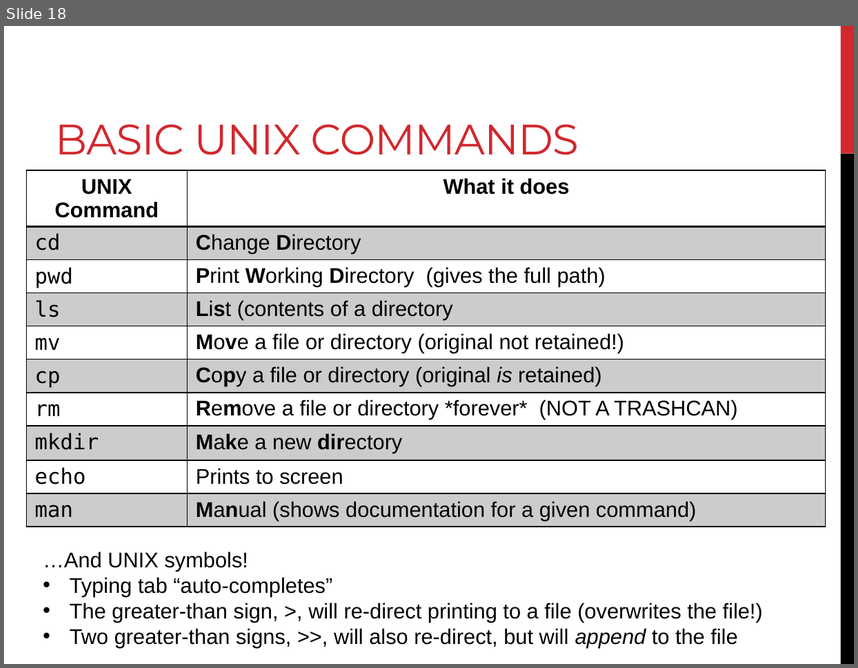
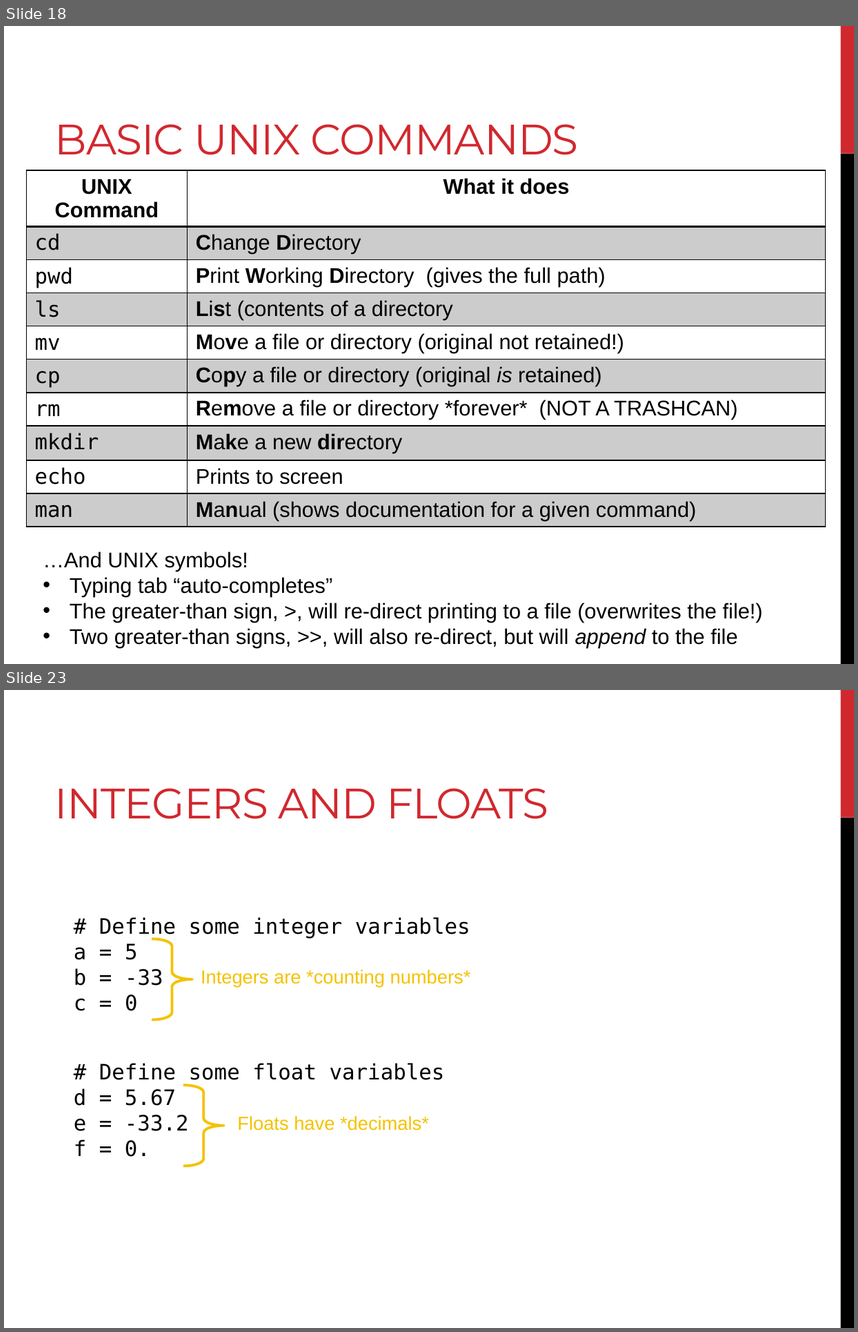
Before and after one commit to BjornFJohansson/ccbb_bigdata2015_python, a slide deck: slides/day1_slides.pptx. Shown one above the other, each under a label of ours: slide 18 before the commit, slides 18 and 23 after it; the slides between them are not shown. The pictures are 858x668 and 858x1332 pixels, drawn with LibreOffice and Linux fonts; fonts in the diff are those of the drawing. Boxes give left, top, right and bottom in pixels: in the first picture for what was removed or moved away, otherwise in the second. Text is boxed around its words. In the diff, an @@ line names an element or a change of style, - is before the commit and + after.

```diff
--- a/slides/day1_slides.pptx
+++ b/slides/day1_slides.pptx
@@ slide 23 added at box(4, 690, 854, 1328), background #FFFFFF; not listed: 2 template elements that a slide beside it also shows @@
@@ title added at box(55, 788, 548, 819), 36 pt, text #D1282E @@
+INTEGERS AND FLOATS
@@ text added at box(74, 917, 470, 1011), 18 pt, text #000000 @@
+# Define some integer variables
+a = 5
+b = -33
+c = 0
@@ right brace added at box(152, 939, 193, 1020), outline #F5C201 2.25 pt @@
@@ text added at box(201, 969, 471, 987), 16 pt, text #F5C201 @@
+Integers are *counting numbers*
@@ text added at box(74, 1063, 445, 1156), 18 pt, text #000000 @@
+# Define some float variables
+d = 5.67
+e = -33.2
+f = 0.
@@ right brace added at box(183, 1085, 224, 1165), outline #F5C201 2.25 pt @@
@@ text added at box(237, 1116, 429, 1130), 16 pt, text #F5C201 @@
+Floats have *decimals*
```
Also in this commit, not shown: 2 slides changed, 53 other slides added.
